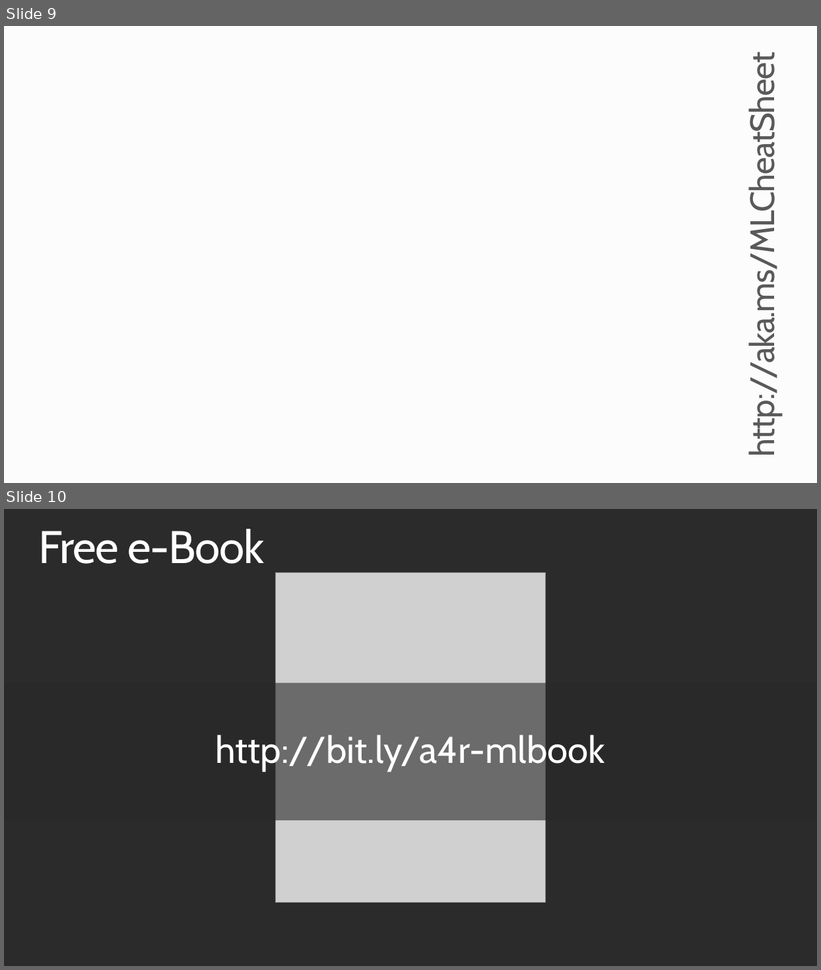
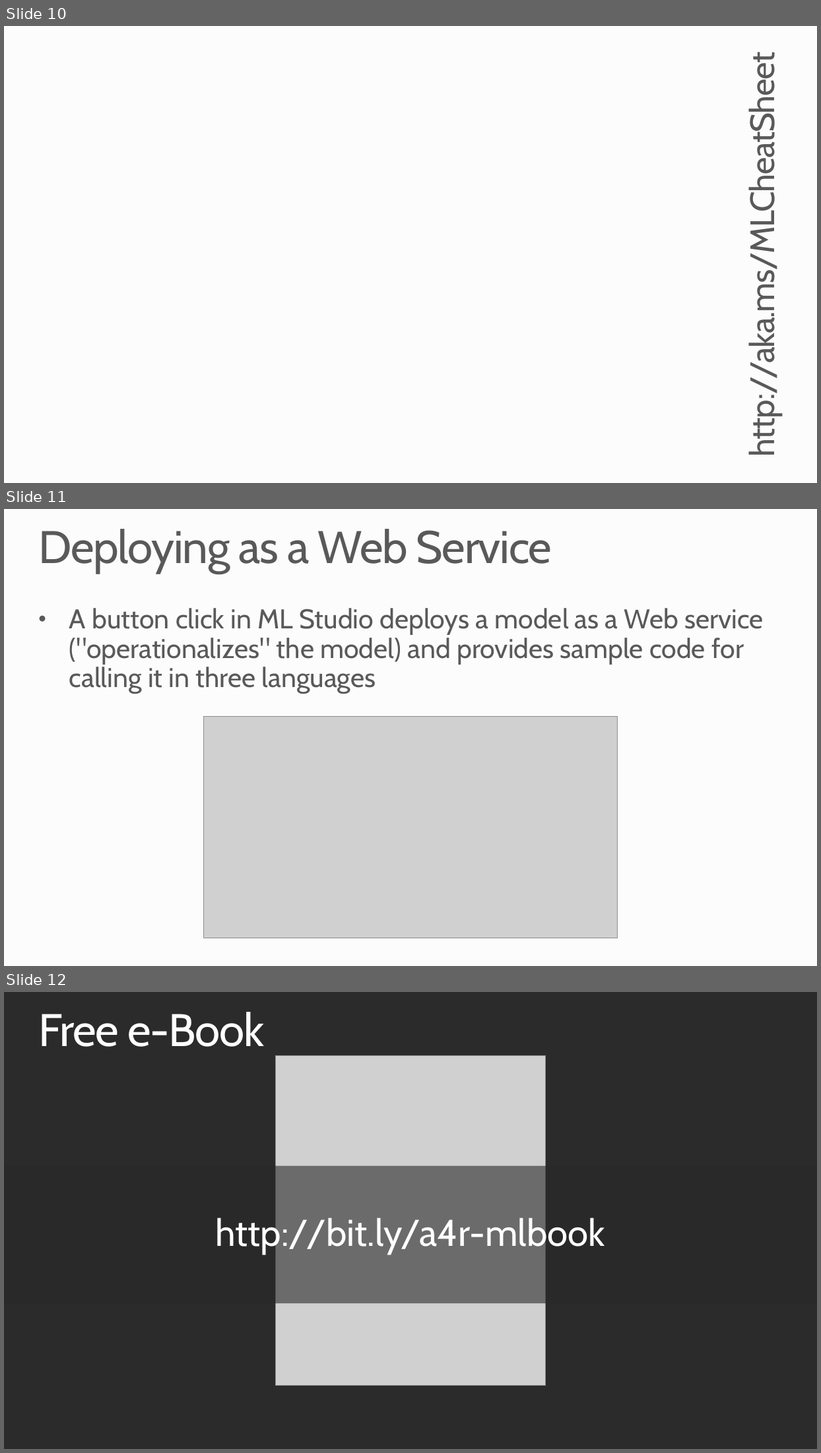
Before and after one commit to MSRConnections/Azure-training-course, a slide deck: Content/Machine Learning/Azure Machine Learning.pptx. Shown one above the other, each under a label of ours: slides 9 and 10 before the commit, slides 10, 11 and 12 after it. The pictures are 821x970 and 821x1453 pixels, drawn with LibreOffice and Linux fonts; fonts in the diff are those of the drawing; grey boxes stand for pictures; background and template pictures are left out; a plain dark background stands for a picture behind light text. Boxes give left, top, right and bottom in pixels: in the first picture for what was removed or moved away, otherwise in the second. Text is boxed around its words. In the diff, an @@ line names an element or a change of style, - is before the commit and + after.

```diff
--- a/Content/Machine Learning/Azure Machine Learning.pptx
+++ b/Content/Machine Learning/Azure Machine Learning.pptx
@@ slide 11 added at (4, 509, 817, 966), background #FCFCFC @@
@@ title added at (38, 529, 552, 574), 54 pt, text #595959 @@
+Deploying as a Web Service
@@ text added at (69, 608, 764, 694), 32 pt, text #595959 @@
+• A button click in ML Studio deploys a model as a Web service ("operationalizes" the model) and provides sample code for calling it in three languages
@@ picture added at (203, 717, 618, 939) @@
@@ what was slide 9 is now slide 10 @@
@@ what was slide 10 is now slide 12 @@
```
Also in this commit, not shown: 1 slide changed, 1 other slide added.
